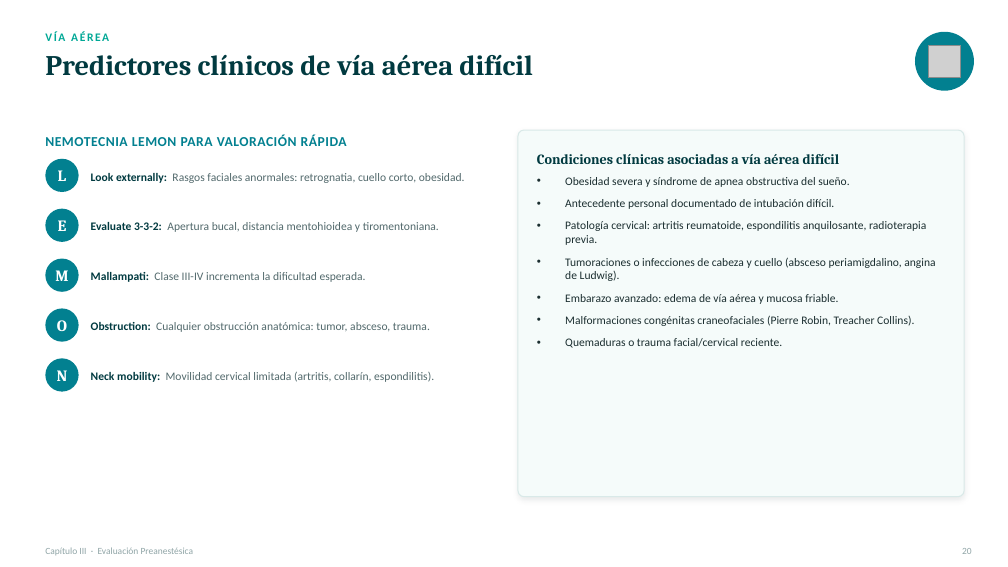
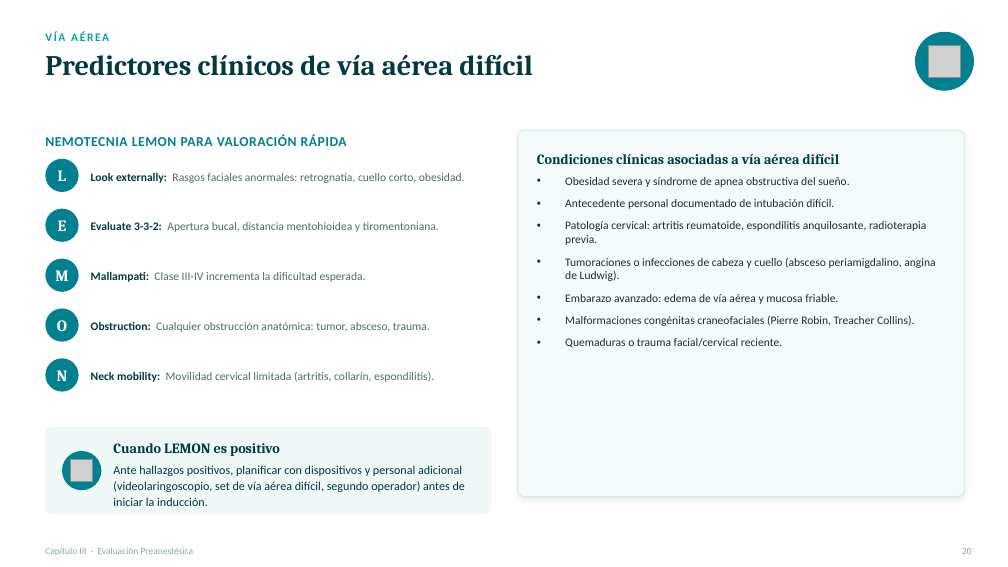
Before and after one commit to lestertavarezr/gpa-academy1, a slide deck: slide 21 of presentaciones/Capitulo_III_Evaluacion_Preanestesica.pptx. Drawn at 1008x567 pixels with LibreOffice and Linux fonts; fonts in the diff are those of the drawing; grey boxes stand for pictures. Boxes give left, top, right and bottom in pixels: in the first picture for what was removed or moved away, otherwise in the second. Text is boxed around its words. In the diff, an @@ line names an element or a change of style, - is before the commit and + after.

```diff
--- a/presentaciones/Capitulo_III_Evaluacion_Preanestesica.pptx
+++ b/presentaciones/Capitulo_III_Evaluacion_Preanestesica.pptx
@@ rounded rectangle added at box(45, 427, 492, 514), fill #EFF7F7 @@
@@ text added at box(113, 443, 280, 456), 13.5 pt, text #013A40, bold @@
+Cuando LEMON es positivo
@@ ellipse added at box(62, 451, 101, 490), fill #028090 @@
@@ picture added at box(70, 460, 92, 482) @@
@@ text added at box(113, 465, 465, 506), 11.5 pt, text #013A40 @@
+Ante hallazgos positivos, planificar con dispositivos y personal adicional (videolaringoscopio, set de vía aérea difícil, segundo operador) antes de iniciar la inducción.
```
Also in this commit, not shown: 14 other slides changed.
